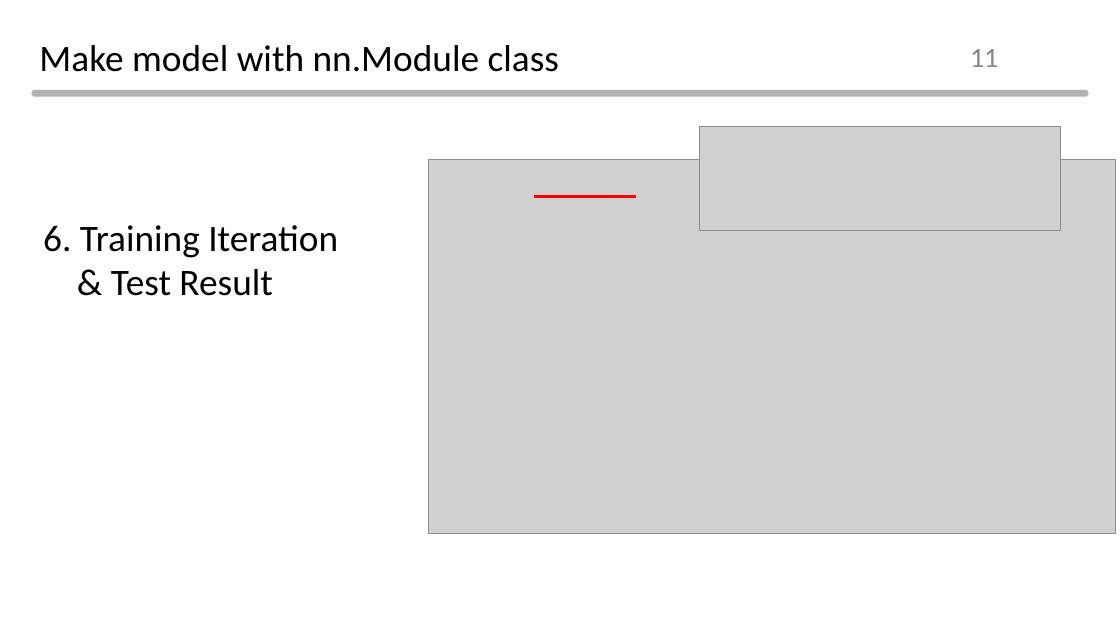
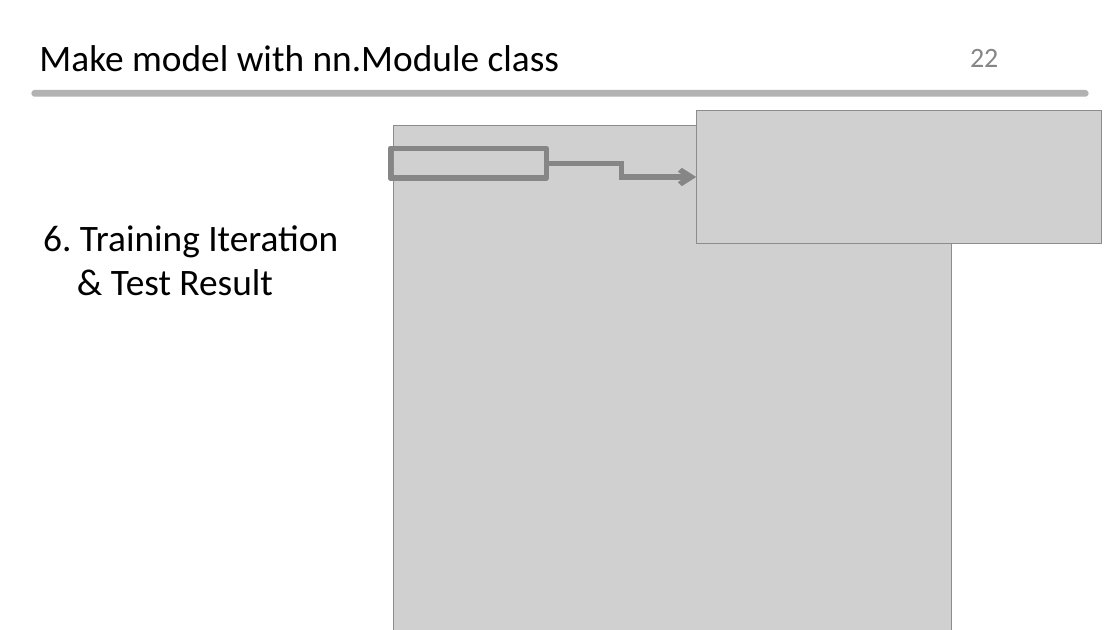
Before and after one commit to Normalist-K/aibd-2021-2, a slide deck: slide 22 of ppt/day3.pptx (slide 11 before the commit). Drawn at 1120x630 pixels with LibreOffice and Linux fonts; fonts in the diff are those of the drawing; grey boxes stand for pictures; background and template pictures are left out. Boxes give left, top, right and bottom in pixels: in the first picture for what was removed or moved away, otherwise in the second. Text is boxed around its words. In the diff, an @@ line names an element or a change of style, - is before the commit and + after.

```diff
--- a/ppt/day3.pptx
+++ b/ppt/day3.pptx
@@ page number at (x1=970, y1=49, x2=998, y2=67): text changed @@
-11
+22
@@ picture resized from (x1=700, y1=126, x2=1060, y2=230) to (x1=697, y1=110, x2=1102, y2=244) @@
@@ rectangle added at (x1=390, y1=149, x2=546, y2=179), outline #858585 4.5 pt @@
@@ picture resized from (x1=429, y1=160, x2=1116, y2=534) to (x1=393, y1=125, x2=952, y2=630) @@
@@ elbow arrow added from (546, 163) to (697, 177), #858585 4.5 pt @@
@@ line removed from (534, 197) to (636, 197) @@
```
Also in this commit, not shown: 22 other slides changed, 15 slides added, 3 slides removed, 11 other files.
